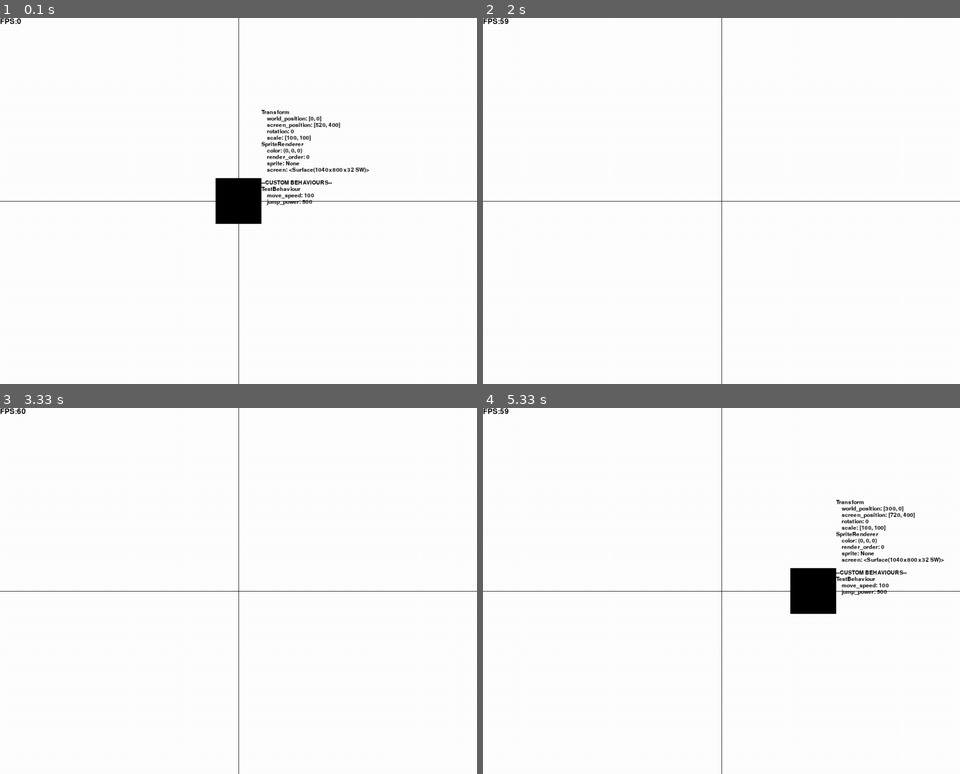
Above: before the commit, frames 1-4 (two rows, left to right).
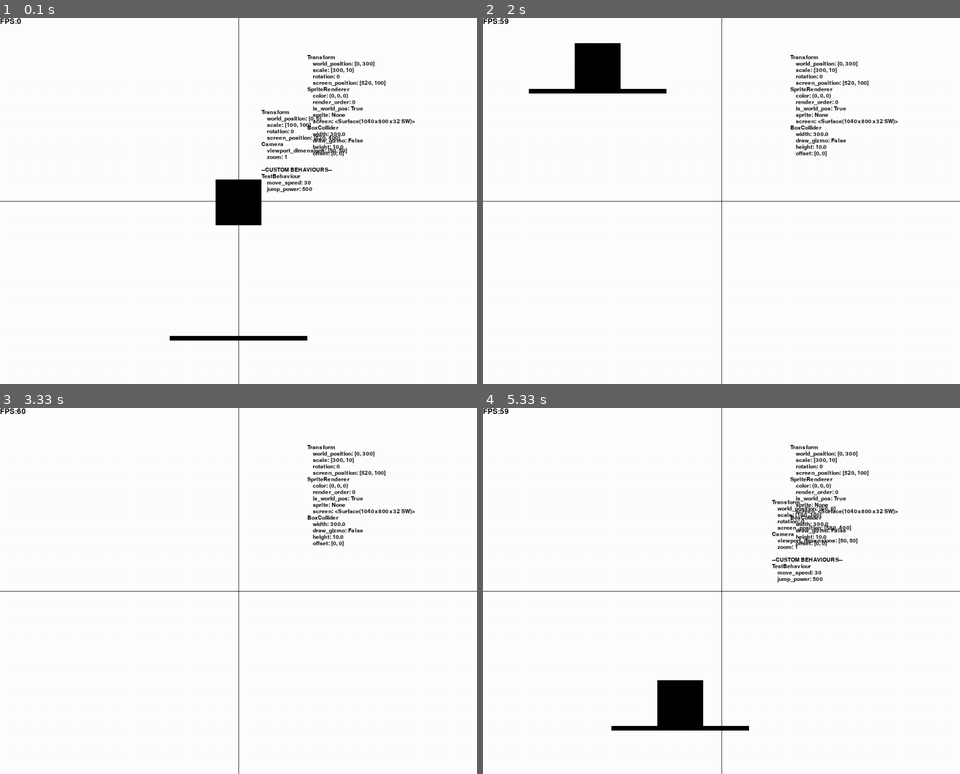
Above: after the commit, the same moments.

Repository: BenBerke/Game-engine-with-Pygame
Game: pygame game, started from main.py
Same seed, same stepped clock (60 frames per second), same inputs: the game is played once before the commit and once after it.
Inputs:
- Up to frame 1 (0.1 s): no input
- Up to frame 2 (2 s): hold D 0.33-0.8 s; hold W 0.83-1.13 s; hold A from 1.67 s (still down)
- Up to frame 3 (3.33 s): release A at 2.2 s; hold S 2.23-2.53 s; hold A 2.57-2.97 s; hold W from 3 s (still down)
- Up to frame 4 (5.33 s): release W at 3.37 s; hold D 3.4-4.03 s; hold S 4.07-4.43 s; hold A 4.47-4.93 s; hold D from 4.97 s (still down)

The runs differ from the first frame. In frame 1, 2.7% of the frame differs, in the area x 35-87%, y 10-89%; in frame 2, 2.7%; in frame 3, 1.1%; in frame 4, 5.7%, in the area x 26-97%, y 10-89%.

Commit message:
Camere working
its inverted

Diff:
--- a/Classes/class_scene_manager.py
+++ b/Classes/class_scene_manager.py
@@ -2,6 +2,8 @@
 
 class Scene:
     objects = []
+
+    main_camera = None
 
     @classmethod
     def register_object(cls, obj):
--- a/Components/Test_Behaviours/test_behaviour.py
+++ b/Components/Test_Behaviours/test_behaviour.py
@@ -1,23 +1,26 @@
 import pygame as py
 from pygame import Vector2
 
-from Classes import CustomBehaviour
+from Classes import CustomBehaviour, DebugConsole, Scene
 from Systems import InputSystem
 from Components import *
 
 class TestBehaviour(CustomBehaviour):
     def __init__(self):
         super().__init__()
-        self.move_speed = 100
+        self.move_speed = 30
         self.jump_power = 500
 
     def update(self):
-        rb = self.owner.get_component(Rigidbody)
         transform = self.owner.get_component(Transform)
         if InputSystem.is_key_pressed(py.K_a):
-           transform.translate(Vector2(-self.move_speed, 0))
+            transform.translate(Vector2(-self.move_speed, 0))
         if InputSystem.is_key_pressed(py.K_d):
             transform.translate(Vector2(self.move_speed, 0))
+        if InputSystem.is_key_pressed(py.K_w):
+            transform.translate(Vector2(0, self.move_speed))
+        if InputSystem.is_key_pressed(py.K_s):
+            transform.translate(Vector2(0, -self.move_speed))
 
         # Example: do something on D release
         if InputSystem.was_key_released(py.K_d):
--- a/Components/__init__.py
+++ b/Components/__init__.py
@@ -7,6 +7,7 @@
 from .component_sprite_renderer import SpriteRenderer
 from .component_text_renderer import TextRenderer
 from .component_debugger import Debugger
+from .component_camera import Camera
 
 
 # Test_Behaviours subpackage
@@ -20,4 +21,5 @@
     "SpriteRenderer": SpriteRenderer,
     "TextRenderer": TextRenderer,
     "Debugger": Debugger,
+    "Camera": Camera,
 }
--- /dev/null
+++ b/Components/component_camera.py
@@ -0,0 +1,19 @@
+from pygame import Vector2
+from config import PIXELS_PER_UNIT, SCREEN_WIDTH_CENTER, SCREEN_HEIGHT_CENTER
+from Classes import Component, Scene
+from Components import Transform
+
+class Camera(Component):
+    def __init__(self, viewport_dimensions=Vector2(50, 50), zoom=1):
+        self.viewport_dimensions = viewport_dimensions
+        self.zoom = zoom
+
+        if Scene.main_camera is None:
+            Scene.main_camera = self
+
+    def world_to_screen(self, world_position):
+        relative_position = world_position - self.owner.get_component(Transform).world_position
+        relative_position *= self.zoom
+
+        screen_pos = relative_position + Vector2(SCREEN_WIDTH_CENTER, SCREEN_HEIGHT_CENTER)
+        return screen_pos
--- a/Components/component_rigidbody.py
+++ b/Components/component_rigidbody.py
@@ -29,7 +29,7 @@
         owner_transform = self.owner.get_component(Transform)
         if self.is_kinematic:
             return
-        self.velocity.y += self.gravity_scale * Systems.system_time_manager.dt
+        self.velocity.y += -self.gravity_scale * Systems.system_time_manager.dt
         self.velocity.x *= (1 - self.friction.x)
         self.velocity.x = max(min(self.velocity.x, self.max_velocity_x), -self.max_velocity_x)
         owner_transform.world_position += Vector2(self.velocity.x, -self.velocity.y) * Systems.system_time_manager.dt
--- a/Components/component_sprite_renderer.py
+++ b/Components/component_sprite_renderer.py
@@ -1,15 +1,18 @@
 import pygame as py
+from pygame import Vector2
+
 from config import INIT_DISPLAY as SCREEN
 from Systems import RenderingSystem
 from Components import Transform
 from Classes import Component, Sprite
 
 class SpriteRenderer(Component):
-    def __init__(self, sprite=None, color=(0,0,0), render_order=0):
+    def __init__(self, sprite=None, color=(0,0,0), render_order=0, is_world_pos=True):
         super().__init__()
         self.owner = None
         self.color = color
         self.render_order = render_order
+        self.is_world_pos = is_world_pos
 
         # Handle sprite: either a Sprite instance, or a dict loaded from JSON
         if isinstance(sprite, Sprite):
@@ -38,21 +41,20 @@
                 data["sprite"] = None
         return data
 
-    def render(self, screen=SCREEN):
+    def render(self, screen=SCREEN, position=Vector2(0,0), scale=1):
         self.screen = screen
         owner_transform = self.owner.get_component(Transform)
-        pos = owner_transform.screen_position
         scale = owner_transform.scale
         rot = owner_transform.rotation
 
         if self.sprite and hasattr(self.sprite, "image"):
-            image = py.transform.scale(self.sprite.image, (scale.x, scale.y))
+            image = py.transform.scale(self.sprite.image, (scale.x * scale, scale.y * scale))
             image = py.transform.rotate(image, -rot)
         else:
             image = py.Surface((scale.x, scale.y), py.SRCALPHA)
             image.fill(self.color)
 
-        rect = image.get_rect(center=(pos.x, pos.y))
+        rect = image.get_rect(center=position)
         screen.blit(image, rect)
 
     def change_sprite(self, sprite=None):
--- a/Components/component_transform.py
+++ b/Components/component_transform.py
@@ -3,14 +3,16 @@
 from config import SCREEN_WIDTH_CENTER, SCREEN_HEIGHT_CENTER
 
 class Transform(Component):
-    def __init__(self, world_position=Vector2(0,0), scale=Vector2(100, 100), rotation=0):
+    def __init__(self, world_position=None, scale=None, rotation=0):
         super().__init__()
         self.owner = None
-        self.world_position = world_position
-        self.screen_position = Vector2(SCREEN_WIDTH_CENTER + self.world_position.x, SCREEN_HEIGHT_CENTER - self.world_position.y)
-
+        self.world_position = Vector2(world_position) if world_position else Vector2(0, 0)
+        self.scale = Vector2(scale) if scale else Vector2(100, 100)
         self.rotation = rotation
-        self.scale = Vector2(scale)
+        self.screen_position = Vector2(
+            SCREEN_WIDTH_CENTER + self.world_position.x,
+            SCREEN_HEIGHT_CENTER - self.world_position.y
+        )
 
     def update(self):
         self.screen_position = Vector2(SCREEN_WIDTH_CENTER + self.world_position.x, SCREEN_HEIGHT_CENTER - self.world_position.y)
--- a/Systems/system_rendering.py
+++ b/Systems/system_rendering.py
@@ -1,5 +1,8 @@
 import pygame as py
 from config import INIT_DISPLAY, SCREEN_WIDTH, SCREEN_HEIGHT, SCREEN_WIDTH_CENTER, SCREEN_HEIGHT_CENTER
+from Classes import Scene
+
+
 SCREEN = INIT_DISPLAY()
 
 class RenderingSystem:
@@ -35,8 +38,16 @@
         py.draw.line(SCREEN, (0, 0, 0), (SCREEN_WIDTH_CENTER, 0), (SCREEN_WIDTH_CENTER, SCREEN_HEIGHT))
         py.draw.line(SCREEN, (0, 0, 0), (0, SCREEN_HEIGHT_CENTER), (SCREEN_WIDTH, SCREEN_HEIGHT_CENTER))
 
+        from Components import Transform
         for renderer in sorted(cls.sprites, key=lambda r: r.render_order):
-            renderer.render(SCREEN)
+            if renderer.is_world_pos:
+                world_pos = renderer.owner.get_component(Transform).world_position
+                screen_pos = Scene.main_camera.world_to_screen(world_pos)
+                screen_size = renderer.owner.get_component(Transform).scale * Scene.main_camera.zoom
+                renderer.render(screen=SCREEN, position=screen_pos, scale=screen_size)
+            else:
+                renderer.render(screen=SCREEN)
+
         for text in sorted(cls.text, key=lambda r: r.render_order):
             text.render(SCREEN)
 
--- a/config.py
+++ b/config.py
@@ -12,6 +12,8 @@
 DEFAULT_FRICTION = Vector2(.09, 0)
 VELOCITY_THRESHOLD = 0.1
 
+PIXELS_PER_UNIT = 100
+
 SCREEN = None
 
 def INIT_DISPLAY():
--- a/main.py
+++ b/main.py
@@ -3,7 +3,7 @@
 import config
 
 from config import SCREEN_WIDTH, SCREEN_HEIGHT, SCREEN_WIDTH_CENTER, SCREEN_HEIGHT_CENTER
-from Components import SpriteRenderer, Rigidbody, Transform, BoxCollider, Debugger, TextRenderer
+from Components import SpriteRenderer, Rigidbody, Transform, BoxCollider, Debugger, TextRenderer, Camera
 from Components import TestBehaviour
 from Classes import Scene, Object, Sprite, DebugConsole
 from Systems import PhysicsSystem, RenderingSystem, InputSystem, system_time_manager, system_scene_loader
@@ -14,9 +14,19 @@
 running = True
 
 
+my_camera = Object.create(
+    name="my_camera",
+    components=[Camera(), Debugger(), Transform(), TestBehaviour()],
+)
+
 my_obj = Object.create(
     name="my_obj",
-    components=[SpriteRenderer(), TestBehaviour(), Debugger()],
+    components=[SpriteRenderer(), BoxCollider(), Rigidbody()],
+)
+
+floor = Object.create(
+    name="floor",
+    components=[SpriteRenderer(), BoxCollider(), Transform(world_position=Vector2(0, 300), scale=Vector2(300, 10)), Debugger()],
 )
 
 debug_console = DebugConsole(max_lines=15)
@@ -24,6 +34,7 @@
 frame=0
 
 while running:
+    print(id(my_camera.get_component(Transform)), id(floor.get_component(Transform)), id(my_obj.get_component(Transform)))
     frame += 1
     InputSystem.update()
 
